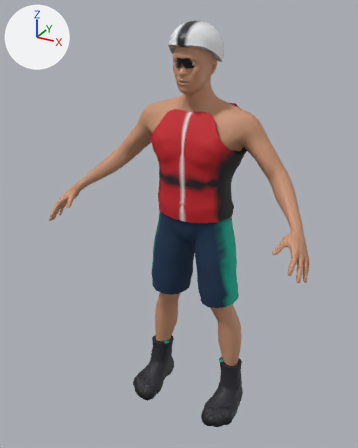
One commit to the glTF model assets/rider.glb: the scene before it, then after it.
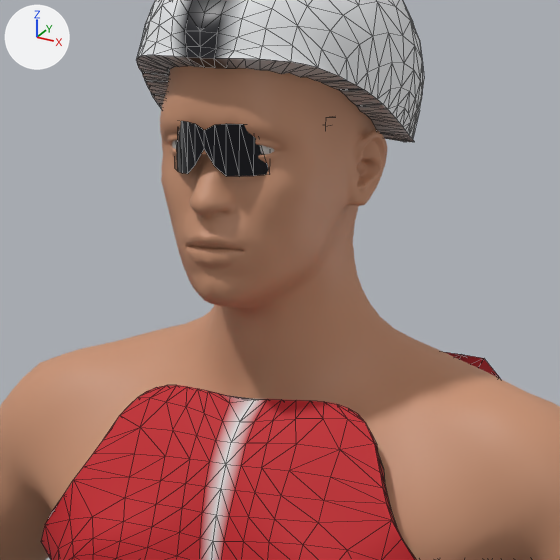
Old and new are each drawn whole from a 50 mm camera at (0.921, -1.858, 1.818) aimed at (-0.038, -0.115, 0.946) and again close up on the part from 40% to 70% of the width and 8% to 32% of the height. The axes (+X, +Y, +Z) are drawn at upper left. The lights are the same throughout. The last two pictures show the newer version. The close-ups show mesh edges as thin lines.

The older version as bpy lines, for what is in view:
```python
me_glasses = bpy.data.meshes.new('glasses')
me_glasses.from_pydata(...)  # 42 vertices, 36 faces; spans x -0.069..0.069, y -0.163..0.002, z 1.606..1.644
me_glasses.materials.append(mat_glasses)
me_skin = bpy.data.meshes.new('skin')
me_skin.from_pydata(...)  # 10000 vertices, 19720 faces; spans x -0.58..0.58, y -0.38..0.08, z 0.12..1.73
me_skin.materials.append(mat_skin)
me_vest = bpy.data.meshes.new('vest')
me_vest.from_pydata(...)  # 1337 vertices, 2536 faces; spans x -0.212..0.212, y -0.166..0.111, z 0.98..1.457
me_vest.materials.append(mat_vest)
ob_glasses = bpy.data.objects.new('glasses', me_glasses)
ob_glasses.location = (0.0, 0.0, 0.0)
ob_skin = bpy.data.objects.new('skin', me_skin)
ob_skin.location = (0.0, 0.0, 0.0)
ob_vest = bpy.data.objects.new('vest', me_vest)
ob_vest.location = (0.0, 0.0, 0.0)
# also in view: 'helmet' at (0.0, -0.045, 1.691)
```
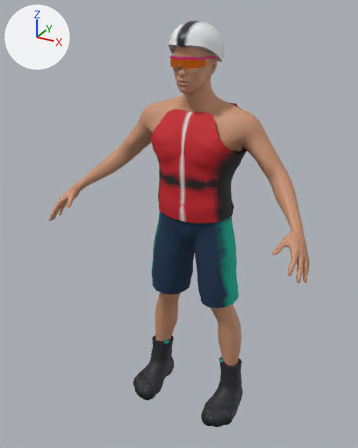
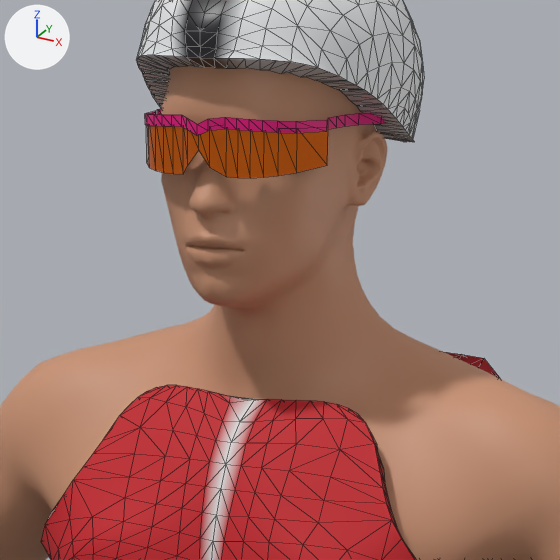
Scene script edits in JSON lines:
```json
{"op": "add", "block": "mat_frame", "code": ["mat_frame = bpy.data.materials.new('frame')", "mat_frame.use_nodes = True; mat_frame.node_tree.nodes.clear()", "_N = mat_frame.node_tree.nodes; _L = mat_frame.node_tree.links", "n0 = _N.new('ShaderNodeBsdfPrincipled'); n0.name = 'Principled BSDF'", "n0.inputs[2].default_value = 0.35  # 'Roughness'", "n1 = _N.new('ShaderNodeOutputMaterial'); n1.name = 'Material Output'", "n2 = _N.new('ShaderNodeVertexColor'); n2.name = 'Color Attribute'", "_L.new(n0.outputs[0], n1.inputs[0])  # 'BSDF' to 'Surface'", "_L.new(n2.outputs[0], n0.inputs[0])  # 'Color' to 'Base Color'"]}
{"op": "add", "block": "mat_lens", "code": ["mat_lens = bpy.data.materials.new('lens')", "mat_lens.use_nodes = True; mat_lens.node_tree.nodes.clear()", "_N = mat_lens.node_tree.nodes; _L = mat_lens.node_tree.links", "n0 = _N.new('ShaderNodeBsdfPrincipled'); n0.name = 'Principled BSDF'", "n0.inputs[1].default_value = 0.85  # 'Metallic'", "n0.inputs[2].default_value = 0.05  # 'Roughness'", "n1 = _N.new('ShaderNodeOutputMaterial'); n1.name = 'Material Output'", "n2 = _N.new('ShaderNodeVertexColor'); n2.name = 'Color Attribute'", "_L.new(n0.outputs[0], n1.inputs[0])  # 'BSDF' to 'Surface'", "_L.new(n2.outputs[0], n0.inputs[0])  # 'Color' to 'Base Color'"]}
{"op": "add", "block": "me_frame", "code": ["me_frame = bpy.data.meshes.new('frame')", "me_frame.from_pydata(...)  # 66 vertices, 60 faces; spans x -0.089..0.089, y -0.174..-0.006, z 1.635..1.647", "me_frame.materials.append(mat_frame)"]}
{"op": "add", "block": "me_lens", "code": ["me_lens = bpy.data.meshes.new('lens')", "me_lens.from_pydata(...)  # 34 vertices, 32 faces; spans x -0.0714..0.0714, y -0.1716..-0.106, z 1.6056..1.6423", "me_lens.materials.append(mat_lens)"]}
{"op": "remove", "block": "ob_glasses", "code": ["ob_glasses = bpy.data.objects.new('glasses', me_glasses)", "ob_glasses.location = (0.0, 0.0, 0.0)"]}
{"op": "add", "block": "ob_frame", "code": ["ob_frame = bpy.data.objects.new('frame', me_frame)", "ob_frame.location = (0.0, 0.0, 0.0)"]}
{"op": "add", "block": "ob_lens", "code": ["ob_lens = bpy.data.objects.new('lens', me_lens)", "ob_lens.location = (0.0, 0.0, 0.0)"]}
```

Location of each change, (x1, y1, x2, y2) in pixels of the close-ups (560 x 560 px):
```json
{"object": "lens", "change": "added", "after": [146, 125, 328, 178], "on screen": "brown"}
{"object": "glasses", "change": "deleted", "before": [175, 121, 268, 177]}
{"object": "frame", "change": "added", "after": [145, 109, 386, 136], "on screen": "pink"}
```
